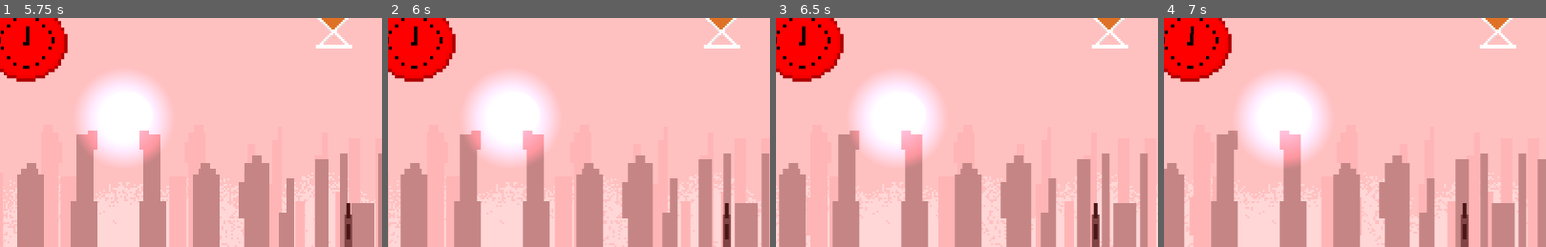
Above: before the commit, frames 1-4 (left to right).
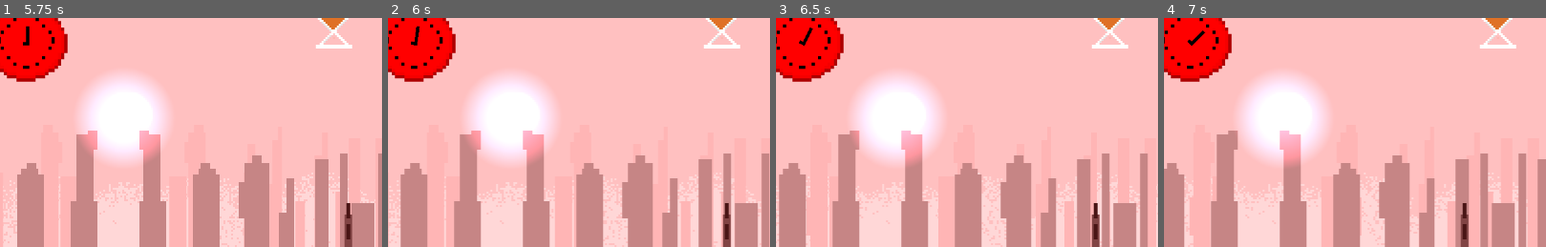
Above: after the commit, the same moments.

Repository: ItzAshmit/Inverse-flappy-bird
Game: Godot game, scene res://Scenes/main_menu.tscn
Two runs of this game, one before a commit and one after it. Both use one fixed random seed, a clock stepped at 60 frames per second and the inputs below.
Inputs (mouse positions are % of the whole screen's width and height, from its top left):
- Up to frame 1 (5.75 s): click "Play" at 0.5 s; tap Enter at 1.25, 2.75, 4.25 s; move the mouse to (72, 45) at 1.27 s; click (72, 45) at 1.42 s; tap Space at 2, 3.5, 5 s; move the mouse to (30, 55) at 2.02 s; click (30, 55) at 2.17 s; move the mouse to (60, 28) at 2.77 s; click (60, 28) at 2.92 s; move the mouse to (45, 70) at 3.52 s; click (45, 70) at 3.67 s; move the mouse to (80, 65) at 4.27 s; click (80, 65) at 4.42 s; move the mouse to (20, 35) at 5.02 s; click (20, 35) at 5.17 s
- Up to frame 2 (6 s): move the mouse to (55, 50) at 5.77 s; click (55, 50) at 5.92 s
- Up to frame 3 (6.5 s): no input
- Up to frame 4 (7 s): move the mouse to (35, 25) at 6.52 s; click (35, 25) at 6.67 s
The pictures show only the part of the screen within x 50-100%, y 8-58%; the shares and areas given below are measured in that part.

Frame 1 is identical in both runs. In frame 2, less than 0.1% of the frame differs, in the area x 6-9%, y 3-13%; in frame 3, 0.1%; in frame 4, 0.1%, in the area x 6-11%, y 3-13%.

Commit message:
adding game over animation

Diff:
--- a/Scenes/levels/baselevel.tscn
+++ b/Scenes/levels/baselevel.tscn
@@ -87,7 +87,7 @@
 
 [node name="MainGame" type="Node2D" unique_id=1605266567]
 script = ExtResource("1_pu3va")
-time = 250.0
+time = 10.0
 
 [node name="Background" type="Node2D" parent="." unique_id=1716216993]
 texture_filter = 1
@@ -178,13 +178,10 @@
 position = Vector2(21, -26)
 shape = SubResource("RectangleShape2D_6j5ir")
 
-[node name="AnimationPlayer" type="AnimationPlayer" parent="." unique_id=44392916]
-libraries/ = SubResource("AnimationLibrary_qptf1")
-
 [node name="BirdParent" type="Node2D" parent="." unique_id=1120941888]
 position = Vector2(300, 354)
 
-[node name="tween" type="Node" parent="." unique_id=392293881]
+[node name="animation" type="Node" parent="." unique_id=392293881]
 process_mode = 3
 script = ExtResource("8_iycpb")
 
@@ -196,4 +193,7 @@
 limit_right = 10001010
 limit_bottom = 440
 
+[node name="AnimationPlayer" type="AnimationPlayer" parent="." unique_id=2068506116]
+libraries/ = SubResource("AnimationLibrary_qptf1")
+
 [connection signal="timeout" from="Timer/PipeSpawner" to="CanvasLayer/Sprite2D" method="_on_pipe_spawner_timeout"]
--- a/Scripts/game_over.gd
+++ b/Scripts/game_over.gd
@@ -1,8 +1,10 @@
 extends Control
 
 
+@export var is_timer_out:bool = false
 
-
+func _ready():
+	pass
 
 func _on_button_2_pressed() -> void:
 	get_tree().paused = false
--- a/Scripts/main_game.gd
+++ b/Scripts/main_game.gd
@@ -73,4 +73,4 @@
 
 
 func _timer_finished():
-	print("over")
+	get_tree().paused = true
--- a/Scripts/tween.gd
+++ b/Scripts/tween.gd
@@ -1,17 +1,23 @@
 extends Node
 
 var bird
+var animation
+var clock
 
 func _ready():
 	await get_tree().create_timer(2).timeout
 	bird = $"../BirdParent".get_child(0)
+	animation = get_parent().get_node("AnimationPlayer")
+	clock = get_parent().get_node("CanvasLayer/clock")
+	clock.finished.connect(_timer_ended)
 	bird.bird_died.connect(_bird_died)
 
 
 
 
 
-
+func _timer_ended():
+	animation.play("shaking")
 
 
 
